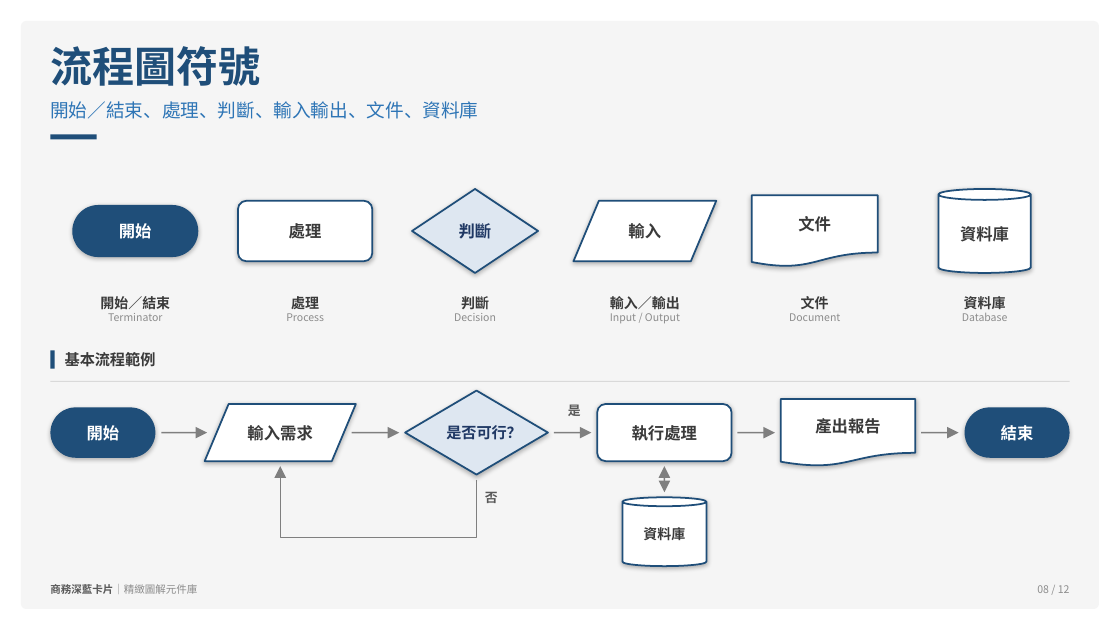
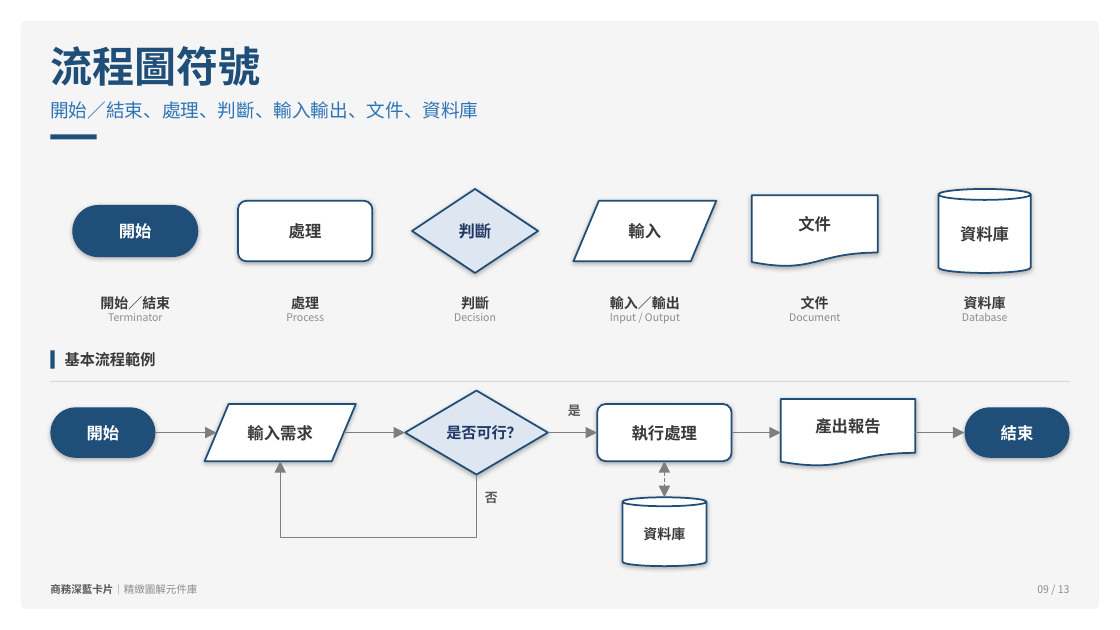
Before and after one commit to hctsaik/ppt-style-studio, a slide deck: slide 9 of out/kit-navy.pptx (slide 8 before the commit). Drawn at 1120x630 pixels with LibreOffice and Linux fonts; fonts in the diff are those of the drawing. Boxes give left, top, right and bottom in pixels: in the first picture for what was removed or moved away, otherwise in the second. Text is boxed around its words. In the diff, an @@ line names an element or a change of style, - is before the commit and + after.

```diff
--- a/out/kit-navy.pptx
+++ b/out/kit-navy.pptx
@@ arrow moved from (161, 433) - (208, 433) to (155, 433) - (217, 433) @@
@@ arrow moved from (352, 433) - (399, 433) to (344, 433) - (405, 433) @@
@@ arrow moved from (554, 433) - (592, 433) to (548, 433) - (597, 433) @@
@@ arrow moved from (738, 433) - (776, 433) to (732, 433) - (781, 433) @@
@@ arrow moved from (922, 433) - (959, 433) to (916, 433) - (965, 433) @@
@@ freeform shape removed at (x1=281, y1=466, x2=477, y2=538) @@
@@ elbow arrow added from (476, 475) to (281, 461), #7F7F7F 1.25 pt @@
@@ double arrow moved from (665, 466) - (665, 492) to (665, 461) - (665, 497) @@
```
Also in this commit, not shown: 11 other slides changed, 1 slide added, 52 other files.
